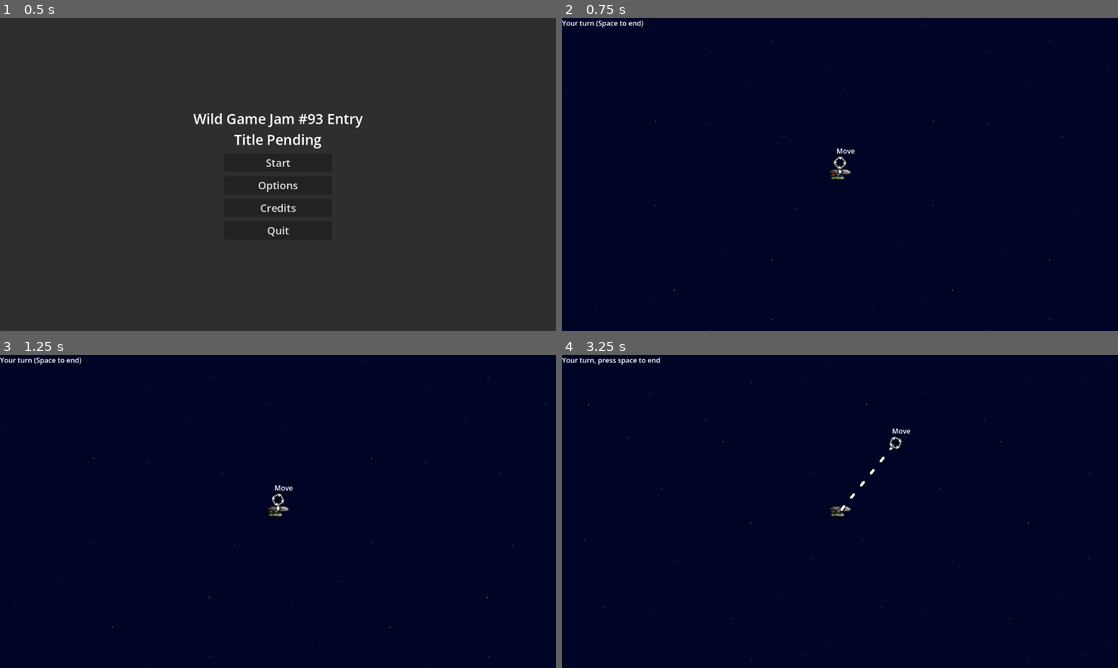
Above: before the commit, frames 1-4 (two rows, left to right).
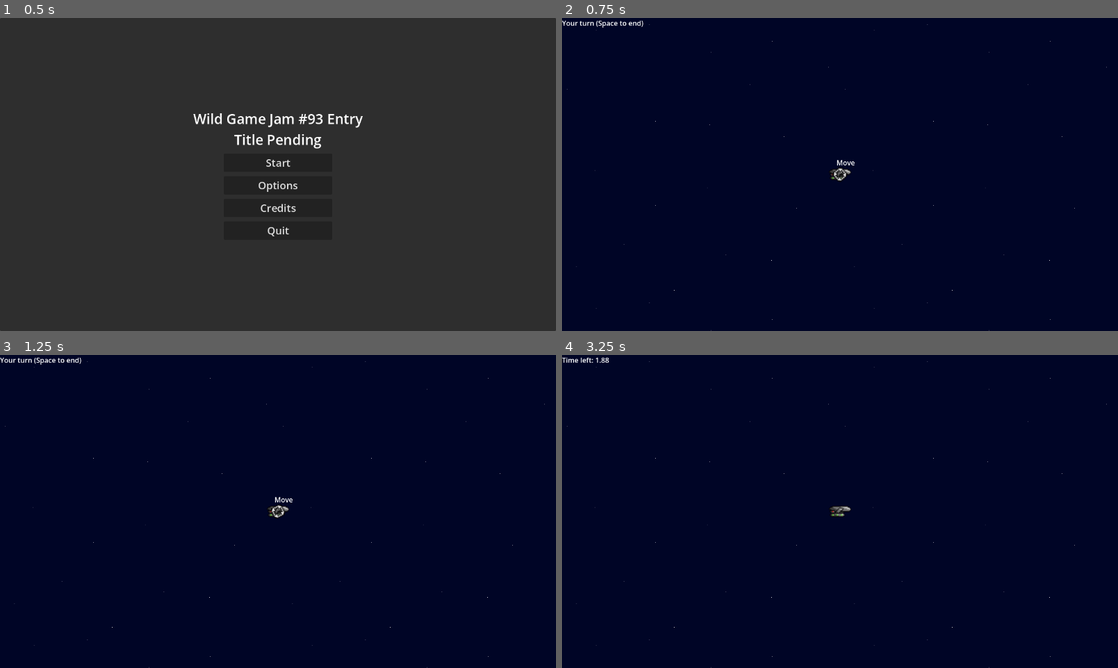
Above: after the commit, the same moments.

Repository: Sadathy/Wild-Jam-93
Game: Godot game, scene res://Scenes/main.tscn
Same seed, same stepped clock (60 frames per second), same inputs: the game is played once before the commit and once after it.
Inputs (mouse positions are in pixels of both pictures, inside the frame that each line leads up to):
- Up to frame 1 (0.5 s): no input
- Up to frame 2 (0.75 s): click "Start" at 0.5 s
- Up to frame 3 (1.25 s): no input
- Up to frame 4 (3.25 s): move the mouse to (962, 495) at 1.27 s; click (962, 495) at 1.35 s; tap Enter at 2 s; move the mouse to (728, 527) at 2.02 s; tap Space (next_turn) at 2.1 s; click (728, 527) at 2.3 s; move the mouse to (895, 442) at 2.77 s; click (895, 442) at 2.85 s

Frame 1 is identical in both runs. In frame 2, 0.2% of the frame differs, in the area x 48-53%, y 41-53%; in frame 3, 0.2%; in frame 4, 0.4%, in the area x 0-99%, y 0-100%.

Commit message:
Added fuel
Limited plotted orders to the maximum movement the ship can achieve in a given turn. indicator snaps to max range and all updated dynamically while plotting / between turns

Diff:
--- a/wild-jam-93-project/Scripts/Player/player_ship.gd
+++ b/wild-jam-93-project/Scripts/Player/player_ship.gd
@@ -1,6 +1,6 @@
 extends CharacterBody2D
 
-@export var speed: float = 5.0
+@export var speed: float = 100.0
 @export var DEFAULT_PLOT_COOLDOWN: float = 0.15
 
 @onready var sprite: Sprite2D = %Sprite
@@ -15,6 +15,7 @@
 var plot_cooldown = 0
 
 var orders: Dictionary = {}
+var fuel: float = 0
 
 func _ready() -> void:
 	camera.make_current()
@@ -28,7 +29,7 @@
 	active_line.add_point(Vector2.ZERO, 1)
 	add_sibling(active_line)
 
-func _physics_process(_delta: float) -> void:
+func _physics_process(delta: float) -> void:
 	# We should only process physics during the environment turn, not the player's planning turn
 	if Global.player_turn == true or !orders.has(1):
 		return
@@ -37,9 +38,8 @@
 
 	# Move based on our speed towards order ID 1
 	var dir_normal = abs((current_target - current_origin).normalized())
-	print("dir_normal is: ", dir_normal)
-	position.x = move_toward(position.x, current_target.x, speed * dir_normal.x)
-	position.y = move_toward(position.y, current_target.y, speed * dir_normal.y)
+	position.x = move_toward(position.x, current_target.x, speed * dir_normal.x * delta)
+	position.y = move_toward(position.y, current_target.y, speed * dir_normal.y * delta)
 
 	# Redraw order line
 	orders[1]["line"].set_point_position(0, position)
@@ -48,32 +48,43 @@
 	if position == current_target:
 		remove_first_order()
 
-	# If we have no more orders, go to a new turn
-	if orders.size() == 0:
-		Global.turn_timer -= Global.DEFAULT_TURN_DURATION
+	## If we have no more orders, go to a new turn
+	#if orders.size() == 0:
+		#Global.turn_timer -= Global.DEFAULT_TURN_DURATION
 
 
 func _process(delta: float) -> void:
 	# We should only process here if we're in our planning turn
 	if Global.player_turn == false:
 		return
+
 	# Move the turn planner so we can see where we're planning our turn from
-	active_indicator.position = get_global_mouse_position()
-	active_line.set_point_position(1, active_indicator.position)
-	if orders.size() == 0:
-		active_line.set_point_position(0, position)
-	else:
-		active_line.set_point_position(0, orders[orders.size()]["target"])
-		print("Orders size is: ", orders.size())
+	update_active_indicator()
+
 	if plot_cooldown > 0:
 		plot_cooldown -= delta
-	if Input.is_action_just_pressed("plot") and plot_cooldown <= 0:
+	if Input.is_action_just_pressed("plot") and plot_cooldown <= 0 and fuel > 0:
 		plot_cooldown = DEFAULT_PLOT_COOLDOWN
 		# Run the plot order method
 		plot_order(active_indicator.position)
 	if Input.is_action_just_pressed("cancel") and plot_cooldown <= 0:
 		plot_cooldown = DEFAULT_PLOT_COOLDOWN
 		remove_last_order()
+
+func update_active_indicator() -> void:
+	var desired_target = get_global_mouse_position()
+	var desired_origin = position
+	if orders.size() != 0:
+		desired_origin = orders[orders.size()]["target"]
+	active_line.set_point_position(0, desired_origin)
+	# Set the desired target to wherever the mouse
+
+	if desired_origin.distance_to(desired_target) > fuel:
+		#find position maximal distance away, remember A -> B = B - A. Then normalize and multiply by distance
+		desired_target = ((desired_target - desired_origin).normalized() * fuel) + desired_origin
+	active_indicator.position = desired_target
+	active_line.set_point_position(1, active_indicator.position)
+
 
 func remove_first_order() -> void:
 	# Destroy graphics for our first order
@@ -92,6 +103,10 @@
 	if orders.size() == 0:
 		return
 	var current_id = orders.size()
+	fuel += orders[current_id]["origin"].distance_to(orders[current_id]["target"])
+	if fuel > 20:
+		active_indicator.show()
+		active_line.show()
 	orders[current_id]["indicator"].queue_free()
 	orders[current_id]["line"].queue_free()
 	orders.erase(current_id)
@@ -130,6 +145,11 @@
 
 	print("Created order with ID: ", order_id)
 
+	fuel -= order_origin.distance_to(order_target)
+	if fuel <= 0:
+		active_indicator.hide()
+		active_line.hide()
+
 	return order_id
 
 func on_turn_end() -> void:
@@ -139,3 +159,9 @@
 func on_turn_start() -> void:
 	active_indicator.show()
 	active_line.show()
+	fuel = speed * Global.DEFAULT_TURN_DURATION
+	if orders.size() != 0:
+		for key in orders:
+			var order_origin = orders[key]["origin"]
+			var order_target = orders[key]["target"]
+			fuel -= order_origin.distance_to(order_target)
